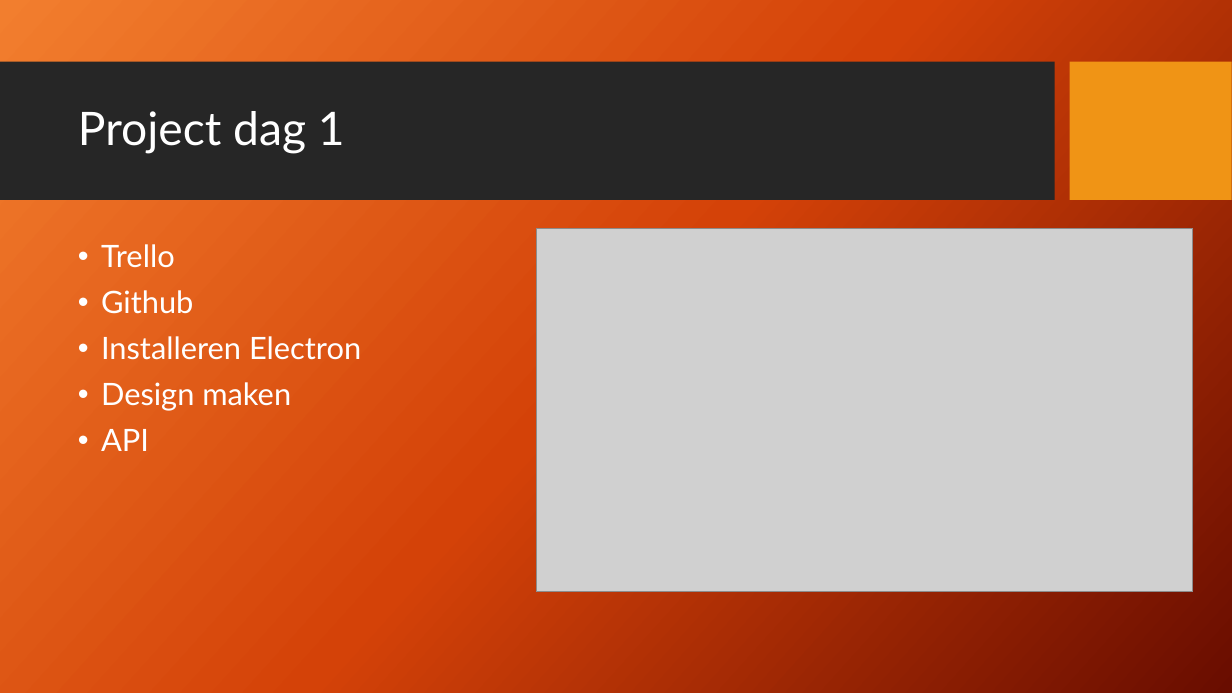
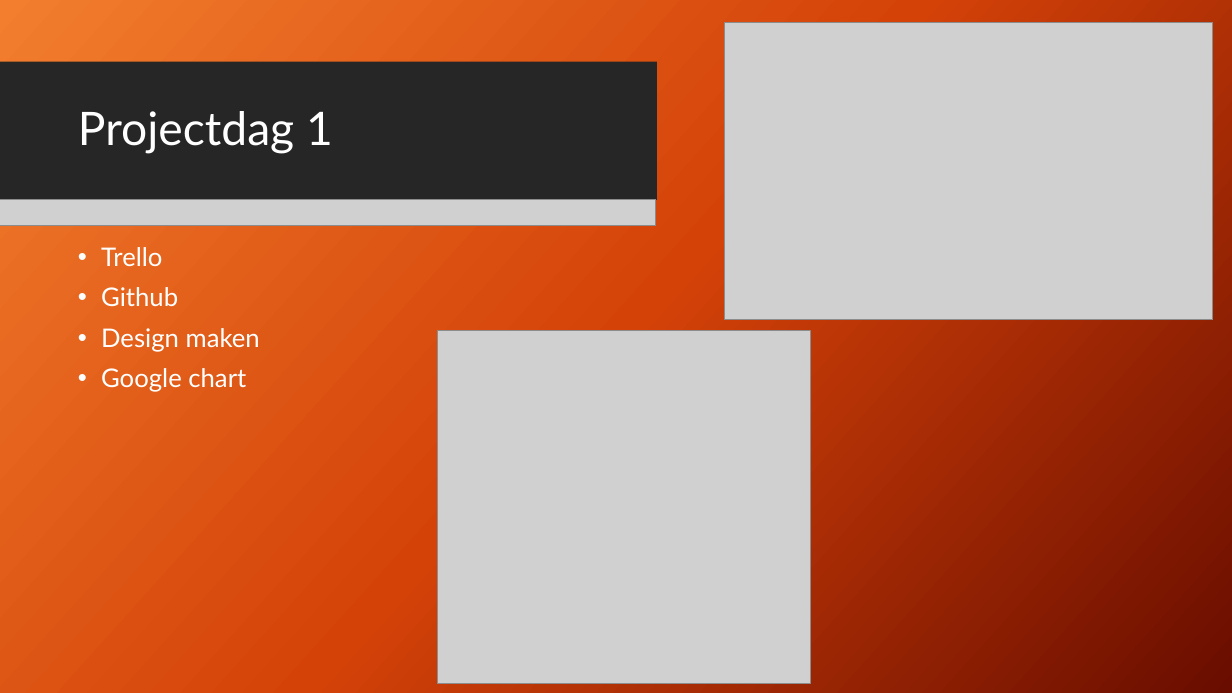
Before and after one commit to NebojsaRoc/ProjectweekRoc3, a slide deck: slide 3 of Presentatie aan klas.pptx (slide 4 before the commit). Drawn at 1232x693 pixels with LibreOffice and Linux fonts; fonts in the diff are those of the drawing; grey boxes stand for pictures; background and template pictures are left out. Boxes give left, top, right and bottom in pixels: in the first picture for what was removed or moved away, otherwise in the second. Text is boxed around its words. In the diff, an @@ line names an element or a change of style, - is before the commit and + after.

```diff
--- a/Presentatie aan klas.pptx
+++ b/Presentatie aan klas.pptx
@@ rectangle added at [0, 0, 1232, 693], fill gradient #F18031 to #D54209 to #6A0D00 @@
@@ picture: place and size @@
-picture at [536, 228, 1193, 592]
+picture at [725, 22, 1213, 320]
@@ rectangle added at [0, 62, 657, 201], fill #262626 @@
@@ title at [78, 111, 333, 154]: spaces changed @@
-Project dag 1
+Projectdag 1
@@ picture added at [0, 199, 656, 226] @@
@@ text at [101, 247, 260, 352]: size 24 to 20 pt in "Trello", "Github", "Design maken" @@
@@ text at [101, 336, 361, 360]: paragraph removed @@
-• Installeren Electron
@@ picture added at [437, 331, 811, 684] @@
@@ text at [101, 368, 246, 392]: text changed; size 24 to 20 pt @@
-• API
+• Google chart
```
Also in this commit, not shown: 4 other slides changed, 1 slide added, 1 slide removed.
